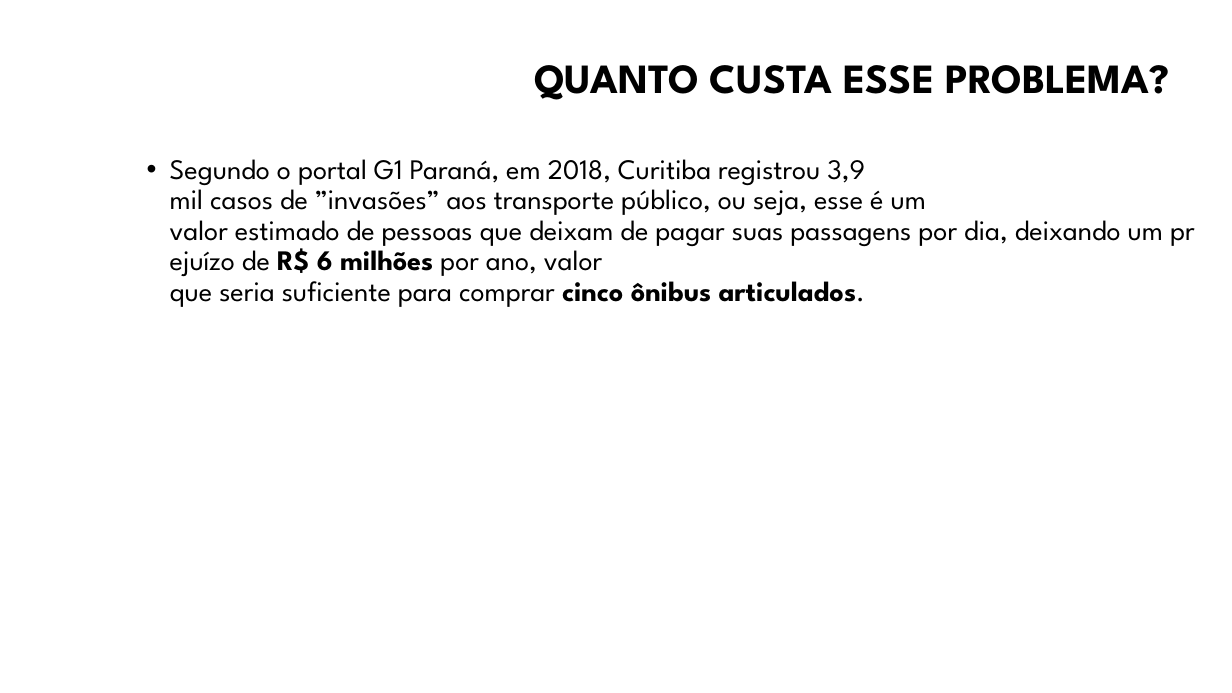
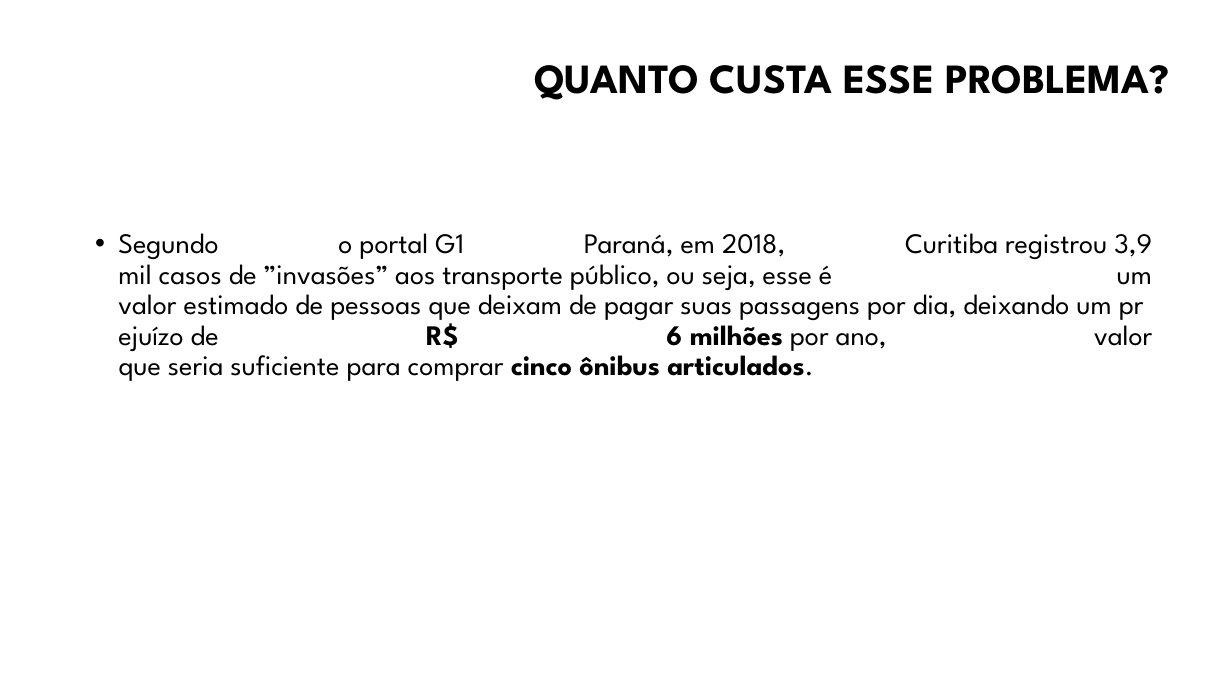
Before and after one commit to natanaelmelobandtec/pesquisa_inovacao, a slide deck: slide 3 of CONTROL BLOCK.pptx (slide 4 before the commit). Drawn at 1232x693 pixels with LibreOffice and Linux fonts; fonts in the diff are those of the drawing; background and template pictures are left out. Boxes give left, top, right and bottom in pixels: in the first picture for what was removed or moved away, otherwise in the second. Text is boxed around its words. In the diff, an @@ line names an element or a change of style, - is before the commit and + after.

```diff
--- a/CONTROL BLOCK.pptx
+++ b/CONTROL BLOCK.pptx
@@ text "Segundo o portal G1 Paraná, ...": place and size @@
-text "Segundo o portal G1 Paraná, ..." at (170,159,1163,307)
+text "Segundo o portal G1 Paraná, ..." at (118,233,1152,381)
@@ text "Segundo o portal G1 Paraná, ..." at (118,233,1152,381): alignment left to justified @@
```
Also in this commit, not shown: 7 other files.
